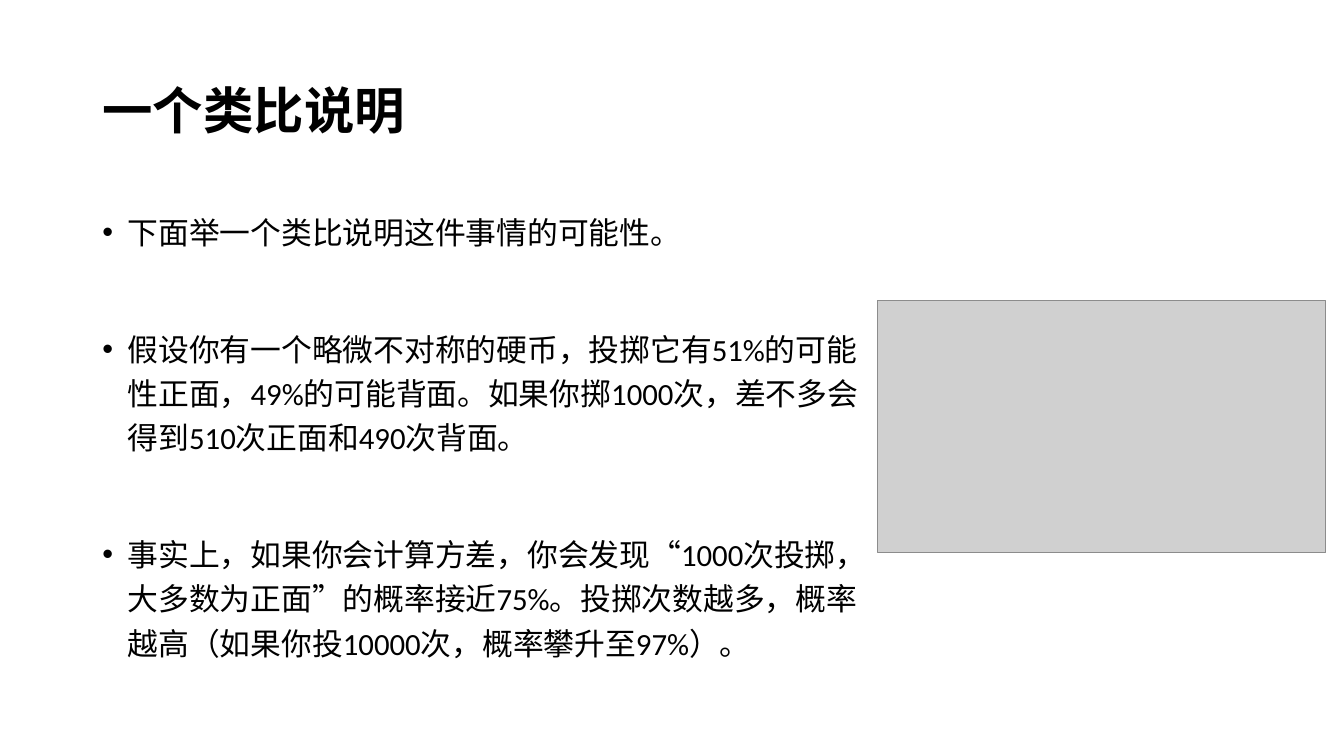
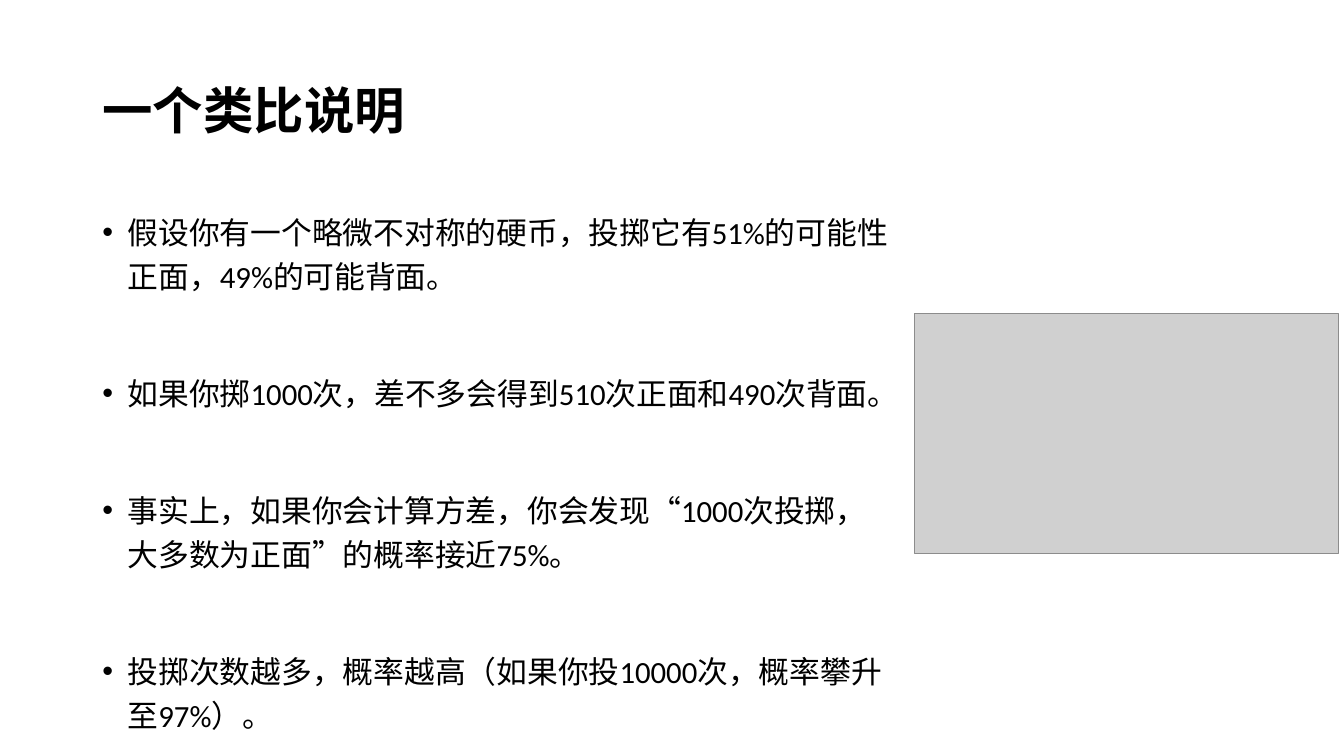
Before and after one commit to xiaodongli1986/teaching_AI, a slide deck: slide 6 of week11_ensemble.pptx. Drawn at 1344x756 pixels with LibreOffice and Linux fonts; fonts in the diff are those of the drawing; grey boxes stand for pictures. Boxes give left, top, right and bottom in pixels: in the first picture for what was removed or moved away, otherwise in the second. Text is boxed around its words. In the diff, an @@ line names an element or a change of style, - is before the commit and + after.

```diff
--- a/week11_ensemble.pptx
+++ b/week11_ensemble.pptx
@@ text at (128, 218, 899, 730): text changed @@
-• 下面举一个类比说明这件事情的可能性。
-• 假设你有一个略微不对称的硬币，投掷它有51%的可能性正面，49%的可能背面。如果你掷1000次，差不多会得到510次正面和490次背面。
-• 事实上，如果你会计算方差，你会发现“1000次投掷，大多数为正面”的概率接近75%。投掷次数越多，概率越高（如果你投10000次，概率攀升至97%）。
+• 假设你有一个略微不对称的硬币，投掷它有51%的可能性正面，49%的可能背面。
+• 如果你掷1000次，差不多会得到510次正面和490次背面。
+• 事实上，如果你会计算方差，你会发现“1000次投掷，大多数为正面”的概率接近75%。
+• 投掷次数越多，概率越高（如果你投10000次，概率攀升至97%）。
@@ picture: place and size @@
-picture at (878, 300, 1326, 554)
+picture at (914, 314, 1339, 554)
```
Also in this commit, not shown: 11 other slides changed, 3 other files.
